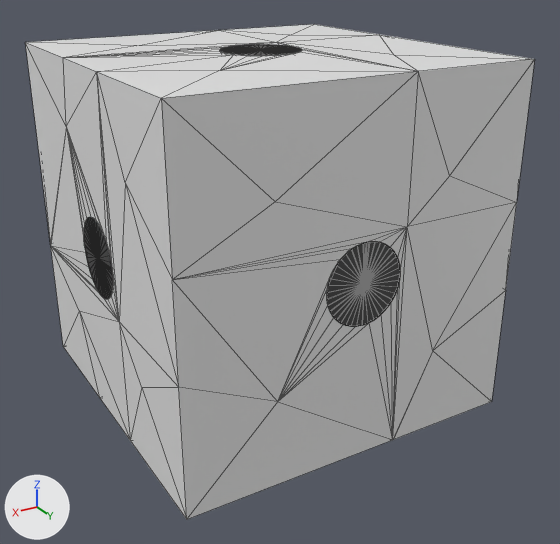
The COLLADA model cusub_sim/robosub_descriptions/models/Dice1/Dice1.dae: old version first, new version second.
The view is the same before and after, from a 50 mm camera at (0.358, 0.315, 0.292) aimed at (0.111, -0.098, 0.085). Arrows for +X, +Y and +Z are at lower left; the lights stay in place. Mesh edges are drawn as thin lines.

The scene before the commit, as lines of its bpy script (objects in view):
```python
mat_white = principled_material('White')
mat_white.base_color = (0.8, 0.8, 0.8)  # white #e7e7e7
mat_white.roughness = 0.44
me_dice5 = bpy.data.meshes.new('Dice5')
me_dice5.from_pydata(...)  # 518 vertices, 1026 faces; spans x 0.0..0.229, y -0.229..0.0, z 0.0..0.229
# faces by material slot: [852, 174]
me_dice5.materials.append(mat_white)  # white #e7e7e7
me_dice5.materials.append(mat_black)  # black #3f3f3f
ob_dice5 = bpy.data.objects.new('Dice5', me_dice5)
ob_dice5.location = (0.0, 0.0, 0.0)
```
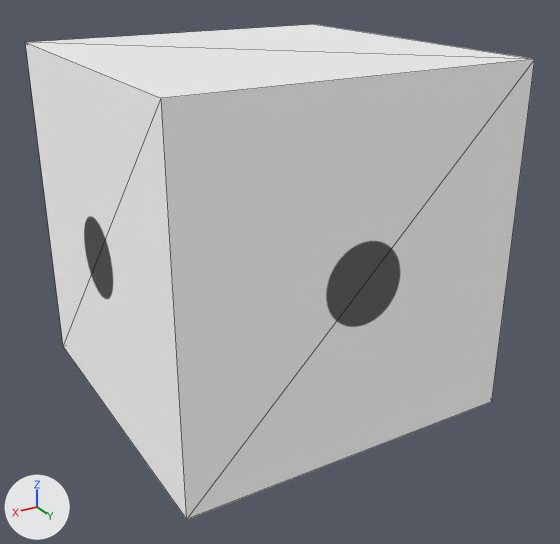
Where the newer file only moved an object's origin or applied its transform, the numbers keep the older frame.

Boxes [x1, y1, x2, y2] around the edits, measured in the pictures (560 x 544 px):
'Dice5', surface changed, reshaped: [25, 24, 535, 520] in both
part 1 of me_dice5, deleted: before [25, 24, 535, 520]

Edits to the bpy script that builds the scene:
```text
Add img_dice1_png:
    img_dice1_png = load_image('Dice1.png', 'Dice1.png', 340, 340, 'sRGB')
Change mat_white:
    add mat_white.emission_strength = 1.0
Add mat_dice:
    mat_dice = principled_material('Dice')
    mat_dice.texture = img_dice1_png
    mat_dice.roughness = 0.9
    mat_dice.emission_color = (0.05, 0.05, 0.05)  # black #3f3f3f
    mat_dice.emission_strength = 1.0
Change me_dice5:
    used by ob_dice5; location = (0.0, 0.0, 0.0)
    remove me_dice5.from_pydata(...)  # 518 vertices, 1026 faces; spans x 0.0..0.229, y -0.229..0.0, z 0.0..0.229
    add me_dice5.from_pydata(...)  # 8 vertices, 12 faces; spans x 0.0..0.229, y -0.229..0.0, z 0.0..0.229
    me_dice5 part 1: 510 vertices removed from x 0.0..0.229, y -0.229..0.0, z 0.0..0.229
    remove me_dice5.materials.append(mat_black)  # black #3f3f3f
    add me_dice5.materials.append(mat_dice)  # picture img_dice1_png
```
